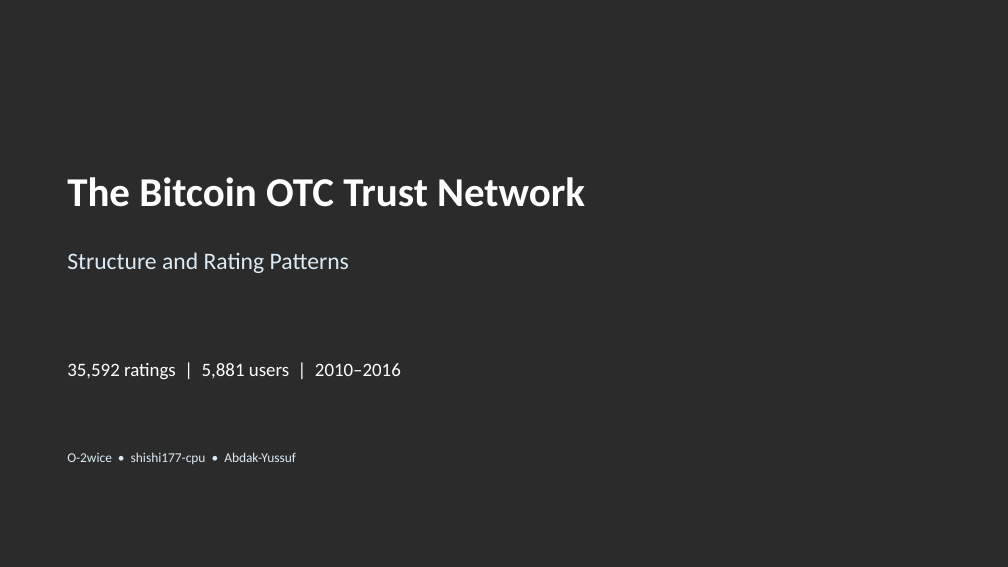
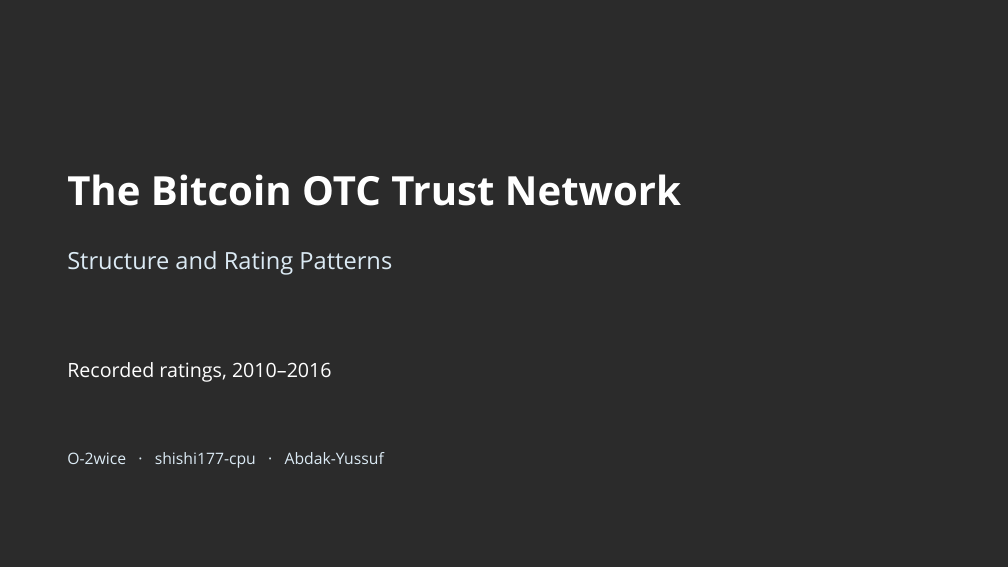
Before and after one commit to O-2wice/bitcoin-otc-trust-network-science, a slide deck: slide 1 of presentation/bitcoin_otc_network_science.pptx. Drawn at 1008x567 pixels with LibreOffice and Linux fonts; fonts in the diff are those of the drawing; background and template pictures are left out; a plain dark background stands for a picture behind light text. Boxes give left, top, right and bottom in pixels: in the first picture for what was removed or moved away, otherwise in the second. Text is boxed around its words. In the diff, an @@ line names an element or a change of style, - is before the commit and + after.

```diff
--- a/presentation/bitcoin_otc_network_science.pptx
+++ b/presentation/bitcoin_otc_network_science.pptx
@@ text "The Bitcoin OTC Trust Network" at (67, 174, 681, 206): size 39 to 38.2 pt, font Calibri to Open Sans @@
@@ text "Structure and Rating Patterns" at (67, 251, 392, 275): font Calibri to Open Sans @@
@@ text at (67, 362, 332, 382): text changed; size 18 to 18.8 pt; font Calibri to Open Sans @@
-35,592 ratings | 5,881 users | 2010–2016
+Recorded ratings, 2010–2016
@@ text at (67, 452, 384, 468): text changed; size 12.8 to 15 pt; font Calibri to Open Sans @@
-O-2wice • shishi177-cpu • Abdak-Yussuf
+O-2wice · shishi177-cpu · Abdak-Yussuf
```
Also in this commit, not shown: 7 other slides changed, 7 slides added, 7 slides removed, 12 other files.
